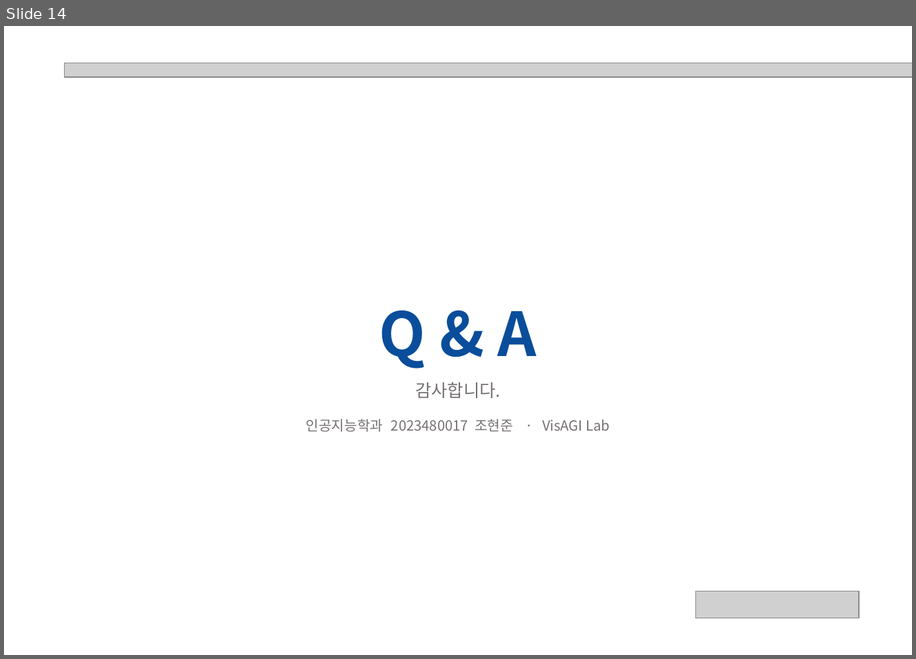
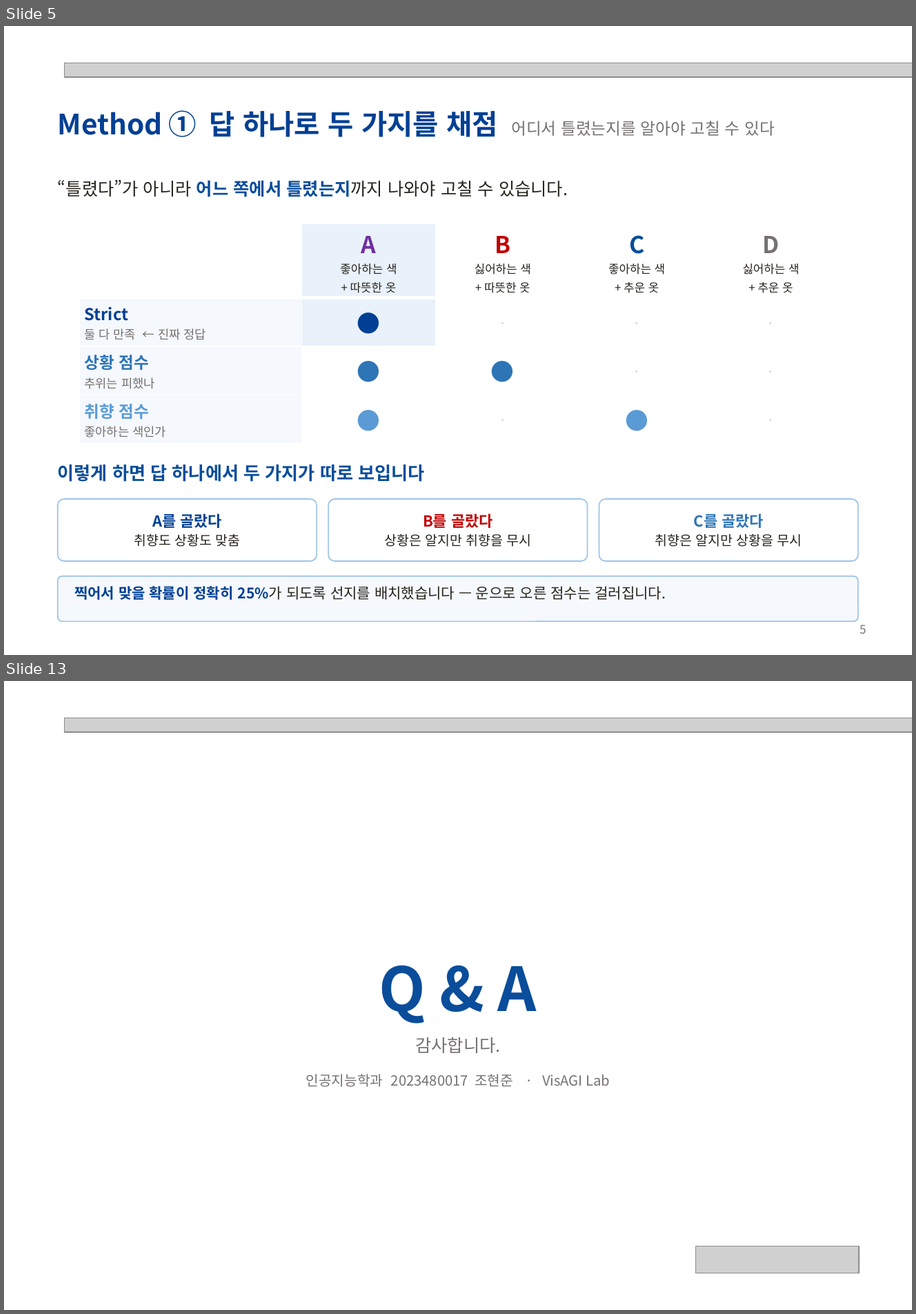
Before and after one commit to hjhj6411/tpo, a slide deck: presentation/POD-Bench_성과발표.pptx. Shown one above the other, each under a label of ours: slide 14 before the commit, slides 5 and 13 after it; the slides between them are not shown. The pictures are 916x659 and 916x1314 pixels, drawn with LibreOffice and Linux fonts; fonts in the diff are those of the drawing; grey boxes stand for pictures. Boxes give left, top, right and bottom in pixels: in the first picture for what was removed or moved away, otherwise in the second. Text is boxed around its words. In the diff, an @@ line names an element or a change of style, - is before the commit and + after.

```diff
--- a/presentation/POD-Bench_성과발표.pptx
+++ b/presentation/POD-Bench_성과발표.pptx
@@ slide 5 added at bbox=[4, 26, 912, 655], background #FFFFFF @@
@@ picture added at bbox=[64, 63, 912, 77] @@
@@ text added at bbox=[58, 110, 775, 137], 24 pt, text #004094, bold @@
+Method ① 답 하나로 두 가지를 채점 어디서 틀렸는지를 알아야 고칠 수 있다
@@ text added at bbox=[58, 180, 568, 197], 15 pt, text #27251E @@
+“틀렸다”가 아니라 어느 쪽에서 틀렸는지까지 나와야 고칠 수 있습니다.
@@ table added at bbox=[79, 224, 838, 443], 4 rows, 5 columns @@
+ | A / 좋아하는 색 + 따뜻한 옷 | B / 싫어하는 색 + 따뜻한 옷 | C / 좋아하는 색 + 추운 옷 | D / 싫어하는 색 + 추운 옷
+Strict / 둘 다 만족 ← 진짜 정답 | ● | · | · | ·
+상황 점수 / 추위는 피했나 | ● | ● | · | ·
+취향 점수 / 좋아하는 색인가 | ● | · | ● | ·
@@ text added at bbox=[58, 464, 425, 481], 15.5 pt, text #0A4D9B, bold @@
+이렇게 하면 답 하나에서 두 가지가 따로 보입니다
@@ rounded rectangle added at bbox=[58, 499, 317, 561], fill #FFFFFF, outline #9DC3E6 1 pt, 11.5 pt, text #27251E @@
+A를 골랐다
+취향도 상황도 맞춤
@@ rounded rectangle added at bbox=[328, 499, 588, 561], fill #FFFFFF, outline #9DC3E6 1 pt, 11.5 pt, text #27251E @@
+B를 골랐다
+상황은 알지만 취향을 무시
@@ rounded rectangle added at bbox=[599, 499, 858, 561], fill #FFFFFF, outline #9DC3E6 1 pt, 11.5 pt, text #27251E @@
+C를 골랐다
+취향은 알지만 상황을 무시
@@ rounded rectangle added at bbox=[58, 576, 858, 621], fill #F5F8FC, outline #9DC3E6 1 pt @@
@@ text added at bbox=[74, 586, 666, 599], 12.5 pt, text #27251E @@
+찍어서 맞을 확률이 정확히 25%가 되도록 선지를 배치했습니다 — 운으로 오른 점수는 걸러집니다.
@@ text added at bbox=[860, 624, 866, 633], 10 pt, text #767171 @@
+5
@@ what was slide 14 is now slide 13 @@
```
Also in this commit, not shown: 5 slides changed, 6 other slides added, 8 slides removed, 10 other files.
